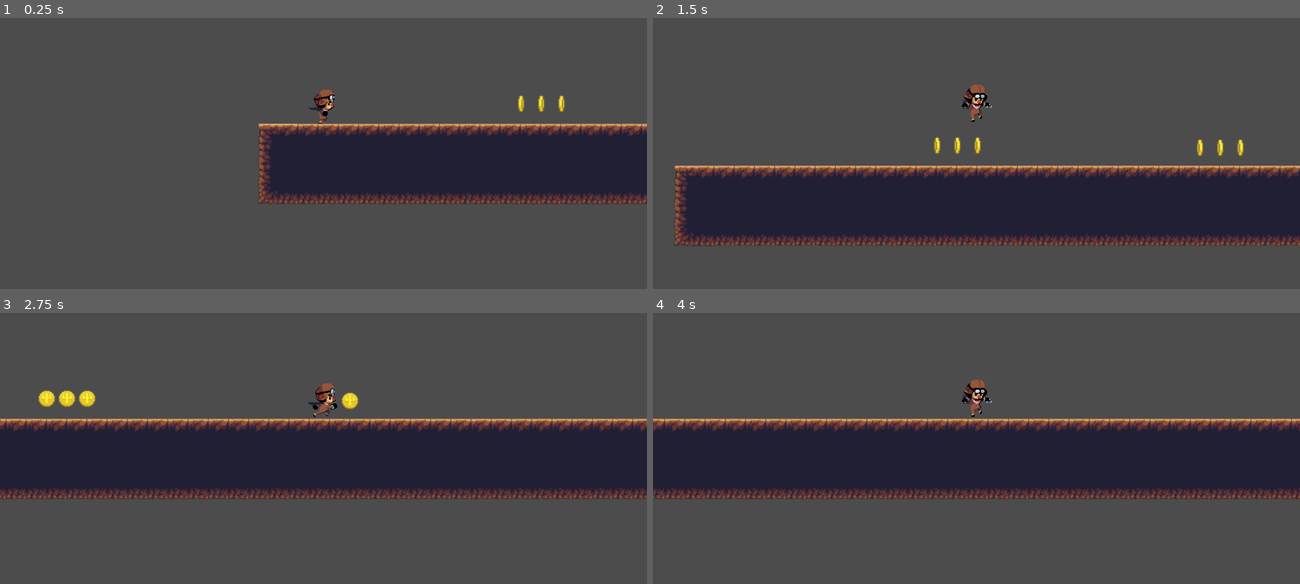
Above: before the commit, frames 1-4 (two rows, left to right).
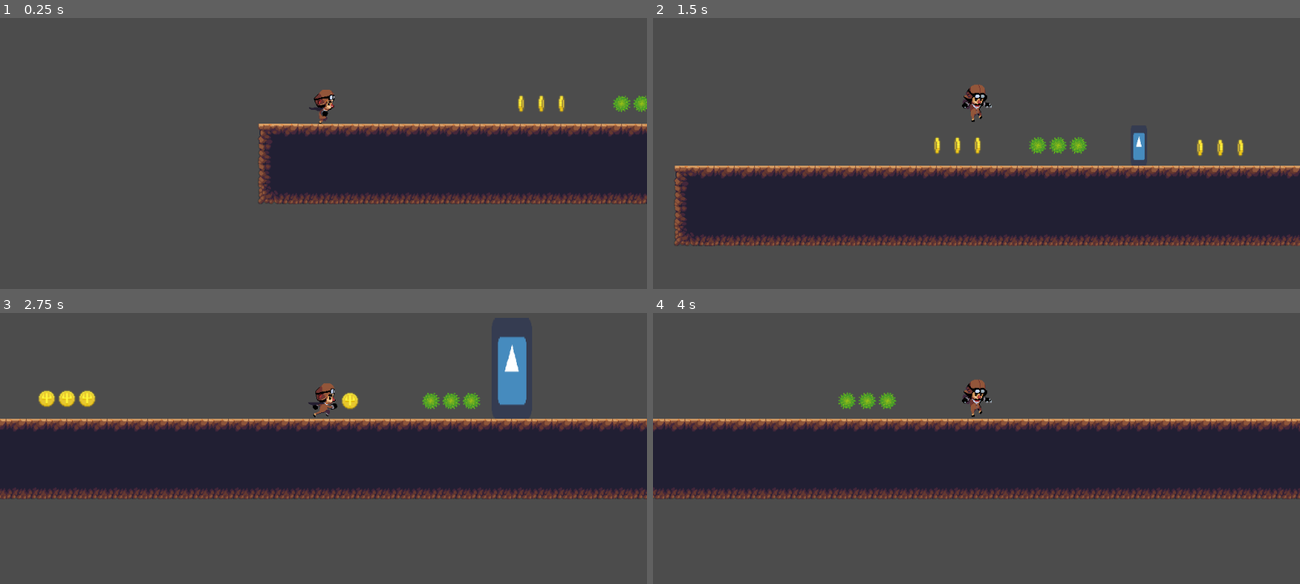
Above: after the commit, the same moments.

Repository: phamquyetthang/godotgame
Game: Godot game, scene res://scenes/world.tscn
The game is run twice, just before and just after one commit, with the same random seed, the same clock (stepped at 60 frames per second) and the same inputs. The engine's default icon, where the game draws it, is replaced by a stand-in: a white triangle on a blue panel in a dark square.
Inputs:
- Up to frame 1 (0.25 s): no input
- Up to frame 2 (1.5 s): hold W (my_up) from 0.53 s (still down)
- Up to frame 3 (2.75 s): release W (my_up) at 2.03 s
- Up to frame 4 (4 s): hold W (my_up) from 2.78 s (still down)

The runs differ from the first frame. In frame 1, 0.2% of the frame differs, in the area x 94-100%, y 28-35%; in frame 2, 0.5%; in frame 3, 1.5%, in the area x 65-82%, y 8-36%; in frame 4, 0.4%.

Commit message:
demo chướng ngại vật

Diff:
--- /dev/null
+++ b/scenes/greatwall.tscn
@@ -0,0 +1,22 @@
+[gd_scene load_steps=4 format=2]
+
+[ext_resource path="res://icon.png" type="Texture" id=1]
+[ext_resource path="res://scripts/greatwall.gd" type="Script" id=2]
+
+[sub_resource type="RectangleShape2D" id=1]
+extents = Vector2( 32, 77.627 )
+
+[node name="greatwall" type="Area2D"]
+script = ExtResource( 2 )
+__meta__ = {
+"_edit_group_": true
+}
+
+[node name="wall" type="Sprite" parent="."]
+position = Vector2( 0, -16 )
+scale = Vector2( 1, 2.5 )
+texture = ExtResource( 1 )
+
+[node name="CollisionShape2D" type="CollisionShape2D" parent="."]
+position = Vector2( 0, -15 )
+shape = SubResource( 1 )
--- /dev/null
+++ b/scenes/smallwall.tscn
@@ -0,0 +1,20 @@
+[gd_scene load_steps=4 format=2]
+
+[ext_resource path="res://scripts/turret.gd" type="Script" id=1]
+[ext_resource path="res://icon.png" type="Texture" id=2]
+
+[sub_resource type="RectangleShape2D" id=1]
+extents = Vector2( 12.4955, 32 )
+
+[node name="smallwall" type="Area2D"]
+script = ExtResource( 1 )
+__meta__ = {
+"_edit_group_": true
+}
+
+[node name="Sprite" type="Sprite" parent="."]
+scale = Vector2( 0.4, 1 )
+texture = ExtResource( 2 )
+
+[node name="CollisionShape2D" type="CollisionShape2D" parent="."]
+shape = SubResource( 1 )
--- /dev/null
+++ b/scenes/virus.tscn
@@ -0,0 +1,32 @@
+[gd_scene load_steps=8 format=2]
+
+[ext_resource path="res://assets/virus/2.png" type="Texture" id=1]
+[ext_resource path="res://assets/virus/3.png" type="Texture" id=2]
+[ext_resource path="res://assets/virus/1.png" type="Texture" id=3]
+[ext_resource path="res://assets/virus/4.png" type="Texture" id=4]
+[ext_resource path="res://scripts/virus.gd" type="Script" id=5]
+
+[sub_resource type="SpriteFrames" id=1]
+animations = [ {
+"frames": [ ExtResource( 3 ), ExtResource( 1 ), ExtResource( 2 ), ExtResource( 4 ) ],
+"loop": true,
+"name": "quay",
+"speed": 5.0
+} ]
+
+[sub_resource type="CircleShape2D" id=2]
+radius = 14.6216
+
+[node name="virus" type="Area2D"]
+script = ExtResource( 5 )
+__meta__ = {
+"_edit_group_": true
+}
+
+[node name="cc" type="AnimatedSprite" parent="."]
+scale = Vector2( 0.0237362, 0.0232307 )
+frames = SubResource( 1 )
+animation = "quay"
+
+[node name="CollisionShape2D" type="CollisionShape2D" parent="."]
+shape = SubResource( 2 )
--- a/scenes/world.tscn
+++ b/scenes/world.tscn
@@ -1,8 +1,11 @@
-[gd_scene load_steps=4 format=2]
+[gd_scene load_steps=7 format=2]
 
 [ext_resource path="res://scenes/ground.tscn" type="PackedScene" id=1]
 [ext_resource path="res://scenes/player.tscn" type="PackedScene" id=2]
 [ext_resource path="res://scenes/coins.tscn" type="PackedScene" id=3]
+[ext_resource path="res://scenes/virus.tscn" type="PackedScene" id=4]
+[ext_resource path="res://scenes/greatwall.tscn" type="PackedScene" id=5]
+[ext_resource path="res://scenes/smallwall.tscn" type="PackedScene" id=6]
 
 [node name="world" type="Node2D"]
 
@@ -11,20 +14,48 @@
 [node name="player" parent="." instance=ExtResource( 2 )]
 position = Vector2( 0, 480 )
 
-[node name="coins" parent="." instance=ExtResource( 3 )]
+[node name="allcoin" type="Node2D" parent="."]
+
+[node name="coins" parent="allcoin" instance=ExtResource( 3 )]
 position = Vector2( 352, 480 )
 
-[node name="coins2" parent="." instance=ExtResource( 3 )]
+[node name="coins2" parent="allcoin" instance=ExtResource( 3 )]
 position = Vector2( 384, 480 )
 
-[node name="coins3" parent="." instance=ExtResource( 3 )]
+[node name="coins3" parent="allcoin" instance=ExtResource( 3 )]
 position = Vector2( 416, 480 )
 
-[node name="coins4" parent="." instance=ExtResource( 3 )]
+[node name="coins4" parent="allcoin" instance=ExtResource( 3 )]
 position = Vector2( 768, 483.5 )
 
-[node name="coins5" parent="." instance=ExtResource( 3 )]
+[node name="coins5" parent="allcoin" instance=ExtResource( 3 )]
 position = Vector2( 800, 483.5 )
 
-[node name="coins6" parent="." instance=ExtResource( 3 )]
+[node name="coins6" parent="allcoin" instance=ExtResource( 3 )]
 position = Vector2( 832, 483.5 )
+
+[node name="allvirus" type="Node2D" parent="."]
+
+[node name="virus" parent="allvirus" instance=ExtResource( 4 )]
+position = Vector2( 512, 480 )
+
+[node name="virus2" parent="allvirus" instance=ExtResource( 4 )]
+position = Vector2( 544, 480 )
+
+[node name="virus3" parent="allvirus" instance=ExtResource( 4 )]
+position = Vector2( 576, 480 )
+
+[node name="virus4" parent="allvirus" instance=ExtResource( 4 )]
+position = Vector2( 960, 483.5 )
+
+[node name="virus5" parent="allvirus" instance=ExtResource( 4 )]
+position = Vector2( 992, 483.5 )
+
+[node name="virus6" parent="allvirus" instance=ExtResource( 4 )]
+position = Vector2( 1024, 483.5 )
+
+[node name="greatwall" parent="." instance=ExtResource( 5 )]
+position = Vector2( 1088, 448 )
+
+[node name="smallwall" parent="." instance=ExtResource( 6 )]
+position = Vector2( 672, 480 )
--- /dev/null
+++ b/scripts/greatwall.gd
@@ -0,0 +1,8 @@
+extends Area2D
+
+
+func _physics_process(delta):
+	var bodies = get_overlapping_bodies()
+	for body in bodies:
+		if body.name == "player":
+			queue_free()
--- /dev/null
+++ b/scripts/turret.gd
@@ -0,0 +1,8 @@
+extends Area2D
+
+
+func _physics_process(delta):
+	var bodies = get_overlapping_bodies()
+	for body in bodies:
+		if body.name == "player":
+			queue_free()
--- /dev/null
+++ b/scripts/virus.gd
@@ -0,0 +1,8 @@
+extends Area2D
+
+func _physics_process(delta):
+	$cc.play('quay')
+	var bodies = get_overlapping_bodies()
+	for body in bodies:
+		if body.name == "player":
+			queue_free()
Binary file added: assets/virus/1.png
Not shown, added: assets/virus/1.png.import
Binary file added: assets/virus/2.png
Not shown, added: assets/virus/2.png.import
Binary file added: assets/virus/3.png
Not shown, added: assets/virus/3.png.import
Binary file added: assets/virus/4.png
Not shown, added: assets/virus/4.png.import
